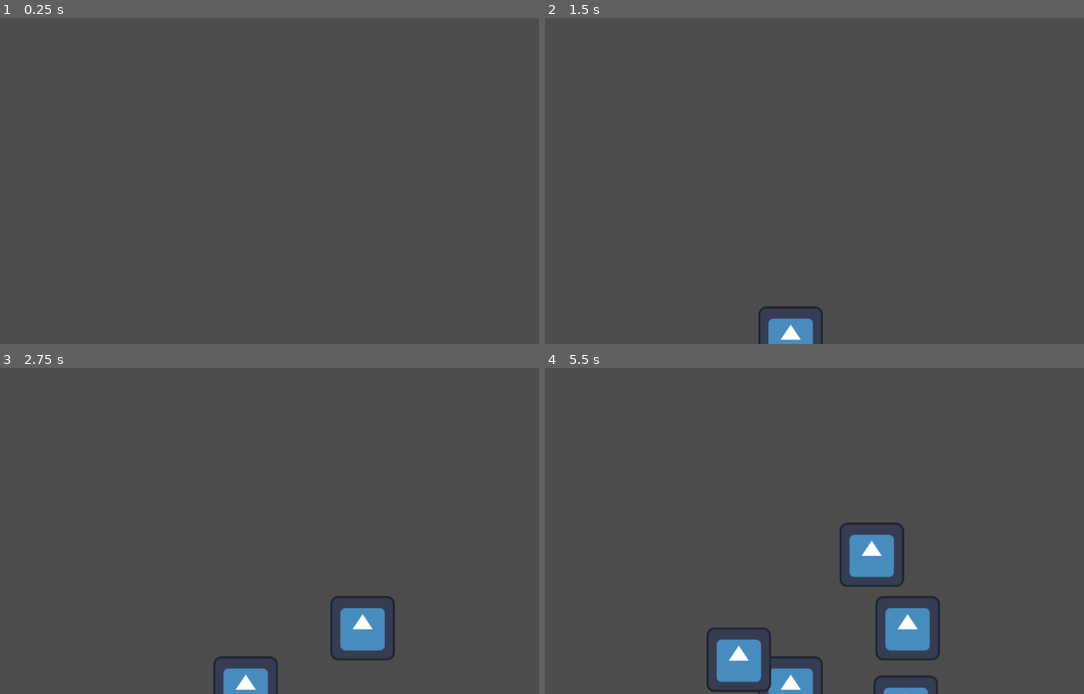
Above: before the commit, frames 1-4 (two rows, left to right).
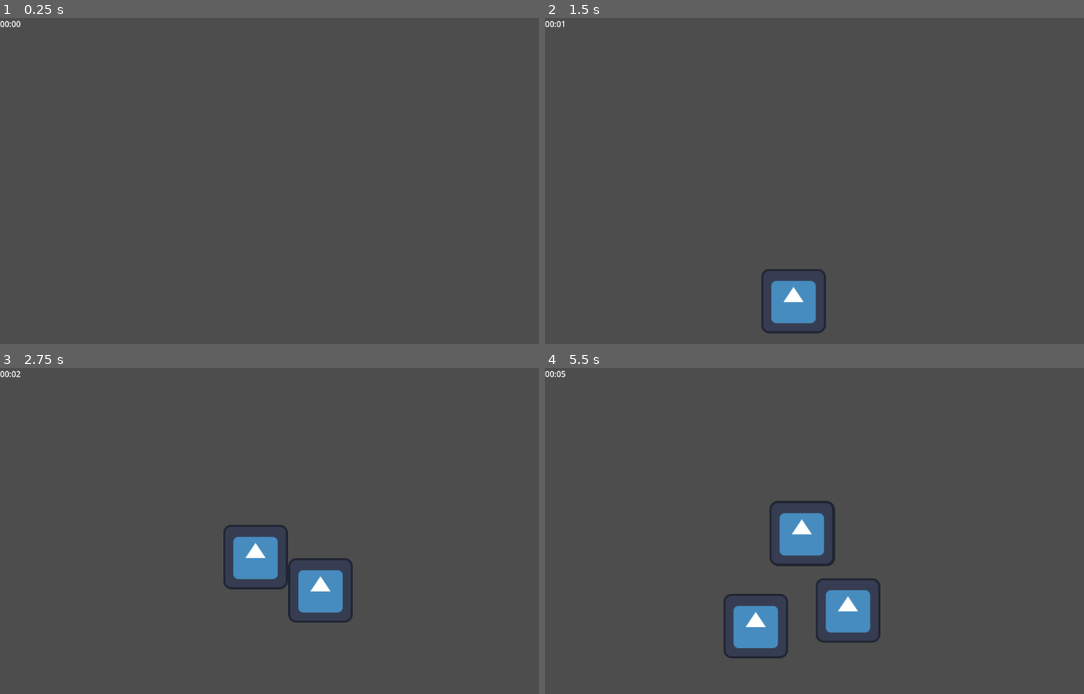
Above: after the commit, the same moments.

Repository: stap1/SCIM
Game: Godot game, scene res://scenes/Main.tscn
Two runs of this game, one before a commit and one after it. Both use one fixed random seed, a clock stepped at 60 frames per second and the inputs below. This scene is started directly instead of the project's main scene. The engine's default icon, where the game draws it, is replaced by a stand-in: a white triangle on a blue panel in a dark square.
Inputs:
- Up to frame 1 (0.25 s): no input
- Up to frame 2 (1.5 s): tap Enter at 0.5 s
- Up to frame 3 (2.75 s): no input
- Up to frame 4 (5.5 s): no input

The runs differ from the first frame. In frame 1, less than 0.1% of the frame differs, in the area x 0-4%, y 0-3%; in frame 2, 1.9%; in frame 3, 5.1%; in frame 4, 9.0%, in the area x 0-74%, y 0-100%.

Commit message:
Działający HUD (licznik czasu) oraz automatyczny spawner wrogów

Diff:
--- a/scenes/Enemy.tscn
+++ b/scenes/Enemy.tscn
@@ -1,12 +1,14 @@
 [gd_scene format=3 uid="uid://djphki8cb53y5"]
 
 [ext_resource type="Texture2D" uid="uid://lo573ehi77hb" path="res://icon.svg" id="1_3gvst"]
+[ext_resource type="Script" uid="uid://dfe0lpyyf6k0f" path="res://scenes/enemy.gd" id="1_55jtl"]
 
 [sub_resource type="RectangleShape2D" id="RectangleShape2D_55jtl"]
 size = Vector2(129, 128)
 
 [node name="Enemy" type="Area2D" unique_id=1292791154]
 position = Vector2(583, 340)
+script = ExtResource("1_55jtl")
 
 [node name="Sprite2D" type="Sprite2D" parent="." unique_id=1647845648]
 texture = ExtResource("1_3gvst")
--- a/scenes/Main.tscn
+++ b/scenes/Main.tscn
@@ -1,10 +1,16 @@
 [gd_scene format=3 uid="uid://dkvg8apcfepju"]
 
 [ext_resource type="Script" uid="uid://dojtumr0hthqr" path="res://scenes/main.gd" id="1_elqb8"]
+[ext_resource type="PackedScene" uid="uid://bgujj5qrm2th" path="res://scenes/node_2d.tscn" id="2_rvslj"]
 
 [node name="Main" type="Node2D" unique_id=1150465566]
 position = Vector2(210, 228)
 script = ExtResource("1_elqb8")
 
+[node name="Node2D" parent="." unique_id=1219351022 instance=ExtResource("2_rvslj")]
+
 [node name="Timer" type="Timer" parent="." unique_id=840186147]
 autostart = true
+
+[node name="Player" type="Node2D" parent="." unique_id=51227898]
+position = Vector2(300, 101)
--- /dev/null
+++ b/scenes/enemy.gd
@@ -0,0 +1,21 @@
+extends Area2D
+
+# Prędkość z jaką wróg płynie w pikselach na sekundę
+var speed = 150.0
+
+# Zmienna, w której zapamiętamy gdzie jest gracz
+var player_node = null
+
+func _ready():
+	# Szukamy w scenie głównej węzła o nazwie "Player"
+	# Używamy get_parent(), ponieważ wróg jest dzieckiem sceny Main, tak samo jak gracz
+	player_node = get_parent().get_node_or_null("Player")
+
+func _process(delta):
+	# Jeśli gracz istnieje na mapie...
+	if player_node != null:
+		# 1. Obliczamy kierunek od wroga do gracza
+		var direction = (player_node.position - position).normalized()
+
+		# 2. Przesuwamy wroga w tym kierunku z określoną prędkością
+		position += direction * speed * delta
Not shown, added: scenes/enemy.gd.uid
